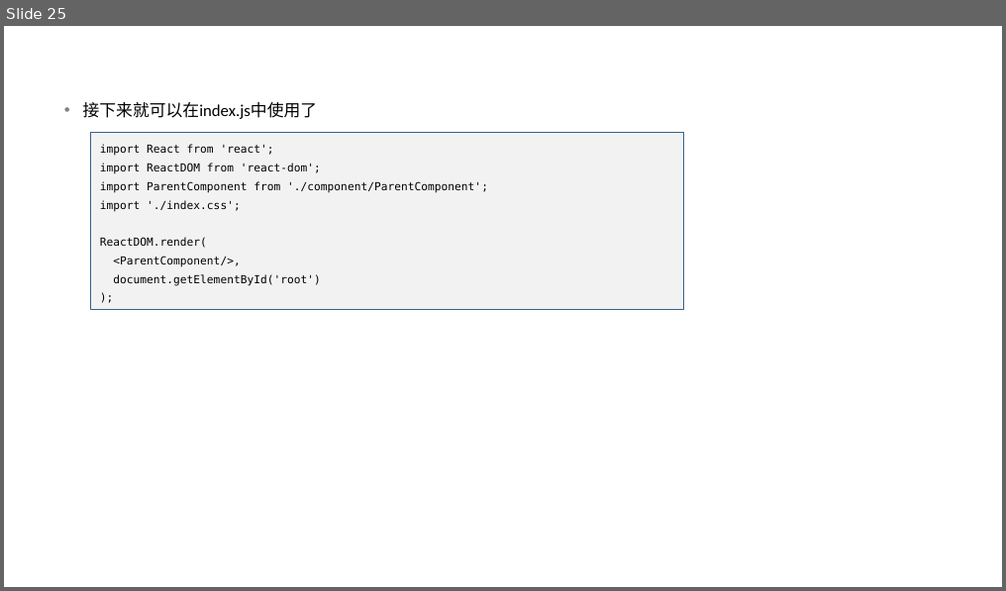
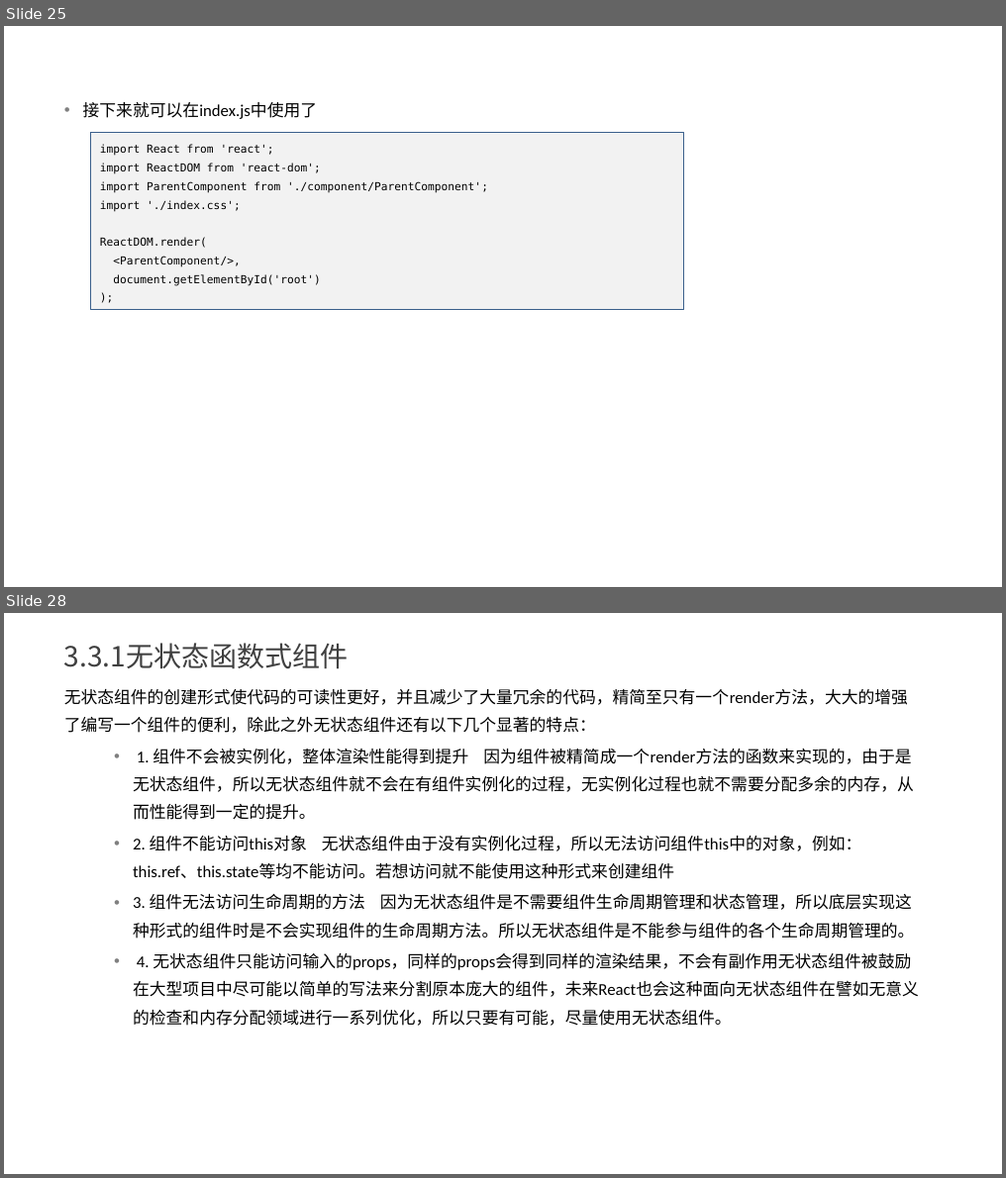
Before and after one commit to yxl2628/reactjs, a slide deck: ppt/01 React基础.pptx. Shown one above the other, each under a label of ours: slide 25 before the commit, slides 25 and 28 after it; the slides between them are not shown. The pictures are 1006x591 and 1006x1178 pixels, drawn with LibreOffice and Linux fonts; fonts in the diff are those of the drawing. Boxes give left, top, right and bottom in pixels: in the first picture for what was removed or moved away, otherwise in the second. Text is boxed around its words. In the diff, an @@ line names an element or a change of style, - is before the commit and + after.

```diff
--- a/ppt/01 React基础.pptx
+++ b/ppt/01 React基础.pptx
@@ slide 28 added at (4,613,1002,1174), background #FFFFFF @@
@@ text added at (64,643,349,669), 20 pt, text #404040 @@
+3.3.1无状态函数式组件
@@ text added at (64,689,919,1026), 12 pt, text #000000 @@
+无状态组件的创建形式使代码的可读性更好，并且减少了大量冗余的代码，精简至只有一个render方法，大大的增强了编写一个组件的便利，除此之外无状态组件还有以下几个显著的特点：
+  • 1. 组件不会被实例化，整体渲染性能得到提升 因为组件被精简成一个render方法的函数来实现的，由于是无状态组件，所以无状态组件就不会在有组件实例化的过程，无实例化过程也就不需要分配多余的内存，从而性能得到一定的提升。
+  • 2. 组件不能访问this对象 无状态组件由于没有实例化过程，所以无法访问组件this中的对象，例如：this.ref、this.state等均不能访问。若想访问就不能使用这种形式来创建组件
+  • 3. 组件无法访问生命周期的方法 因为无状态组件是不需要组件生命周期管理和状态管理，所以底层实现这种形式的组件时是不会实现组件的生命周期方法。所以无状态组件是不能参与组件的各个生命周期管理的。
+  • 4. 无状态组件只能访问输入的props，同样的props会得到同样的渲染结果，不会有副作用无状态组件被鼓励在大型项目中尽可能以简单的写法来分割原本庞大的组件，未来React也会这种面向无状态组件在譬如无意义的检查和内存分配领域进行一系列优化，所以只要有可能，尽量使用无状态组件。
```
Also in this commit, not shown: 2 slides changed, 5 other slides added, 1 slide removed, 1 other file.
